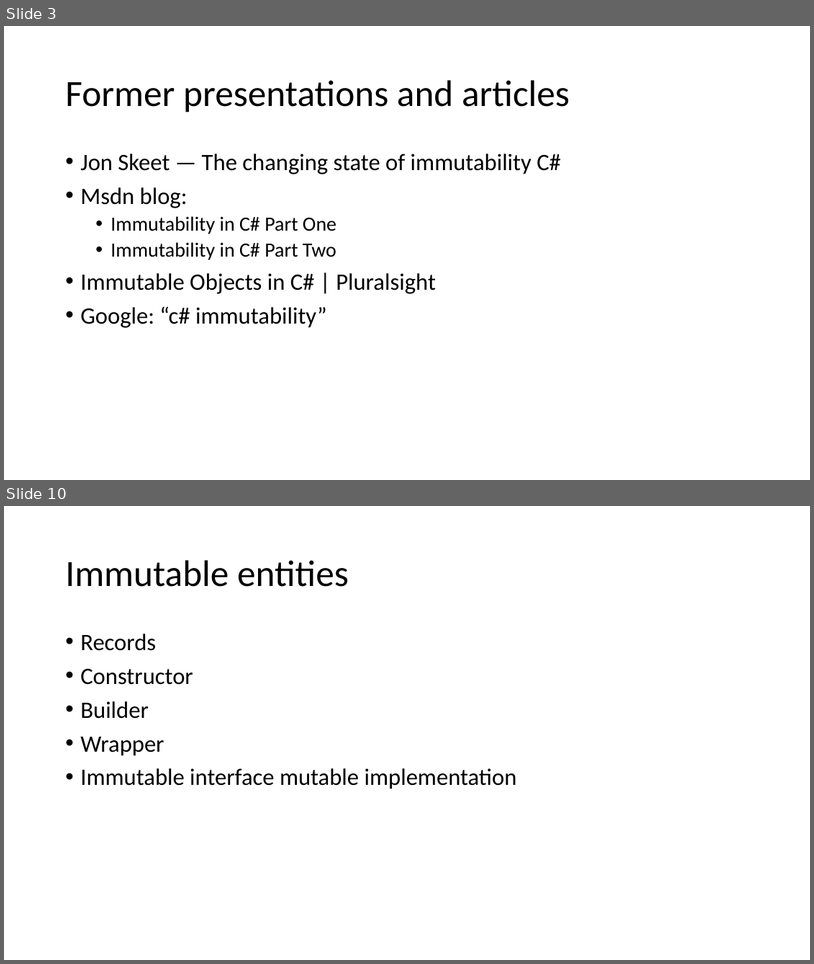
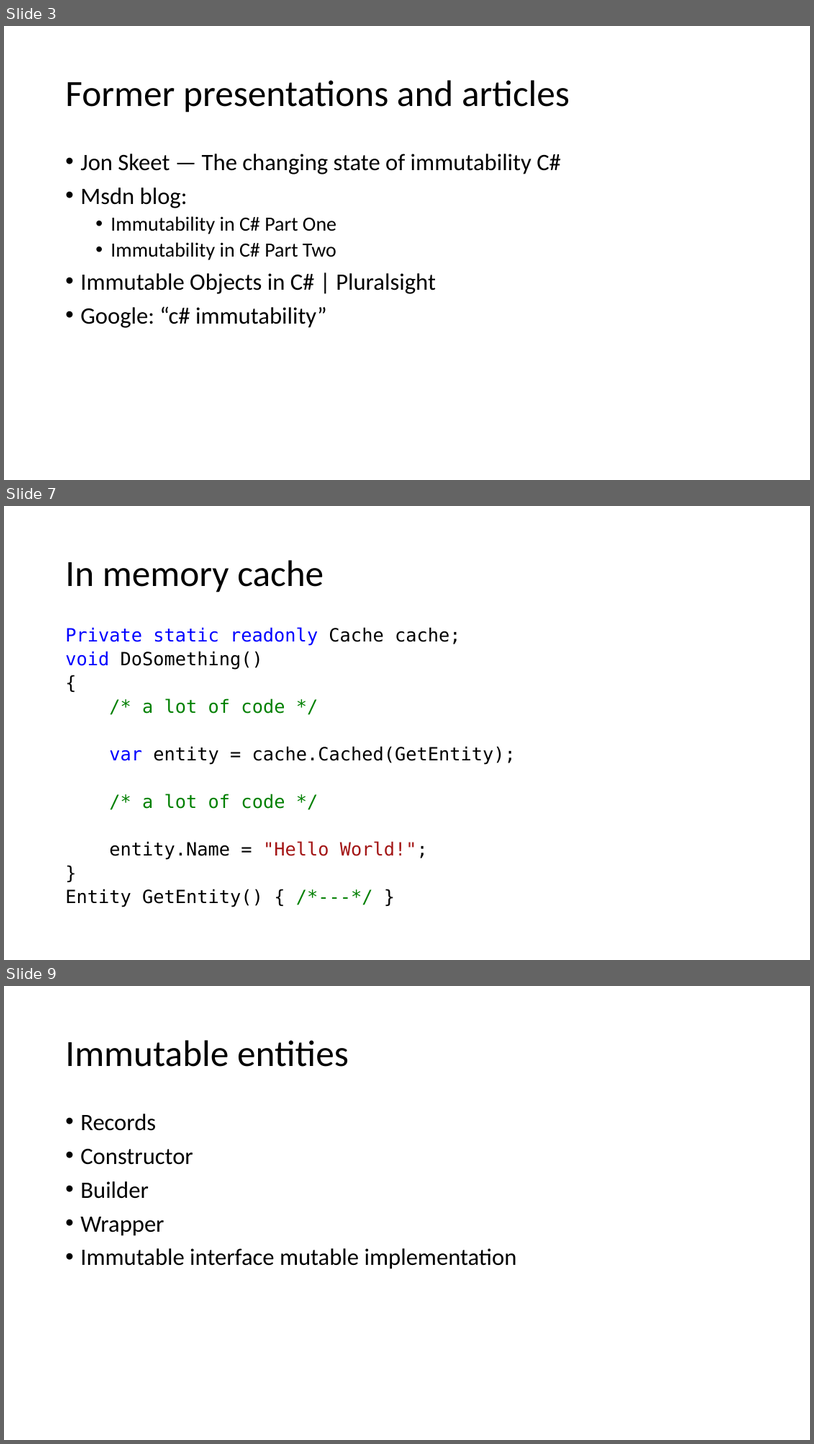
Before and after one commit to kugushev/presentations, a slide deck: Presentation.pptx. Shown one above the other, each under a label of ours: slides 3 and 10 before the commit, slides 3, 7 and 9 after it; the slides between them are not shown. The pictures are 814x964 and 814x1444 pixels, drawn with LibreOffice and Linux fonts; fonts in the diff are those of the drawing. Boxes give left, top, right and bottom in pixels: in the first picture for what was removed or moved away, otherwise in the second. Text is boxed around its words. In the diff, an @@ line names an element or a change of style, - is before the commit and + after.

```diff
--- a/Presentation.pptx
+++ b/Presentation.pptx
@@ slide 7 added at (4, 506, 810, 960), background #FFFFFF @@
@@ title added at (65, 560, 324, 592), 44 pt, text #000000 @@
+In memory cache
@@ text added at (65, 627, 516, 907), 21.7 pt, text #000000 @@
+Private static readonly Cache cache;
+void DoSomething()
+{
+/* a lot of code */
+var entity = cache.Cached(GetEntity);
+/* a lot of code */
+entity.Name = "Hello World!";
+}
+Entity GetEntity() { /*---*/ }
@@ what was slide 10 is now slide 9 @@
```
Also in this commit, not shown: 4 slides changed, 4 other slides added, 6 other files.
